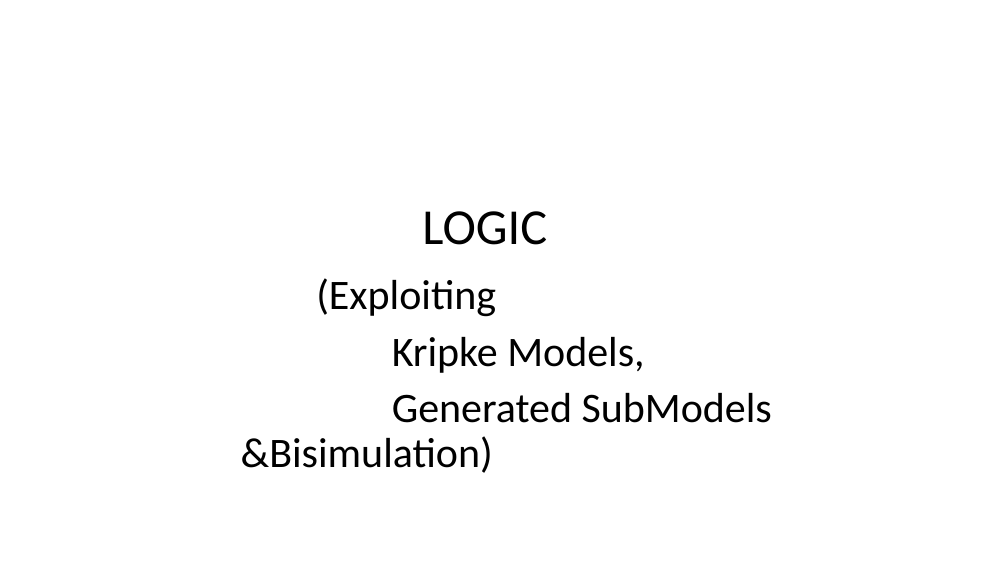
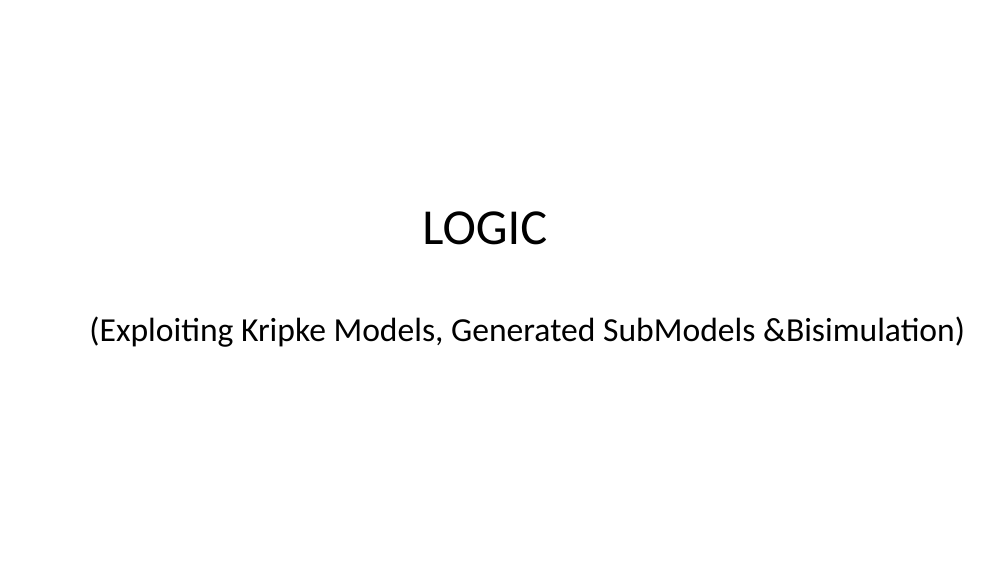
Before and after one commit to Contingent-Systems/modal_abstractions_presentations, a slide deck: slide 35 of thesis_proposal/proposal.pptx. Drawn at 1008x567 pixels with LibreOffice and Linux fonts; fonts in the diff are those of the drawing. Boxes give left, top, right and bottom in pixels: in the first picture for what was removed or moved away, otherwise in the second. Text is boxed around its words. In the diff, an @@ line names an element or a change of style, - is before the commit and + after.

```diff
--- a/thesis_proposal/proposal.pptx
+++ b/thesis_proposal/proposal.pptx
@@ text at (89,316,965,347): text changed; size 40 to 32 pt @@
-(Exploiting
-Kripke Models,
-Generated SubModels &Bisimulation)
+(Exploiting Kripke Models, Generated SubModels &Bisimulation)
```
Also in this commit, not shown: 5 other slides changed, 1 slide added, 2 slides removed.
